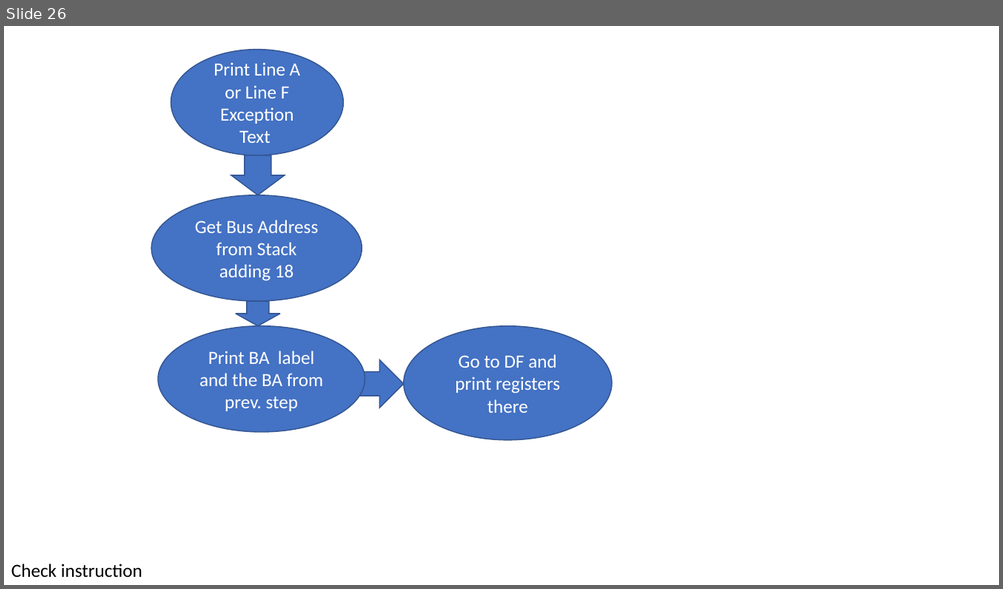
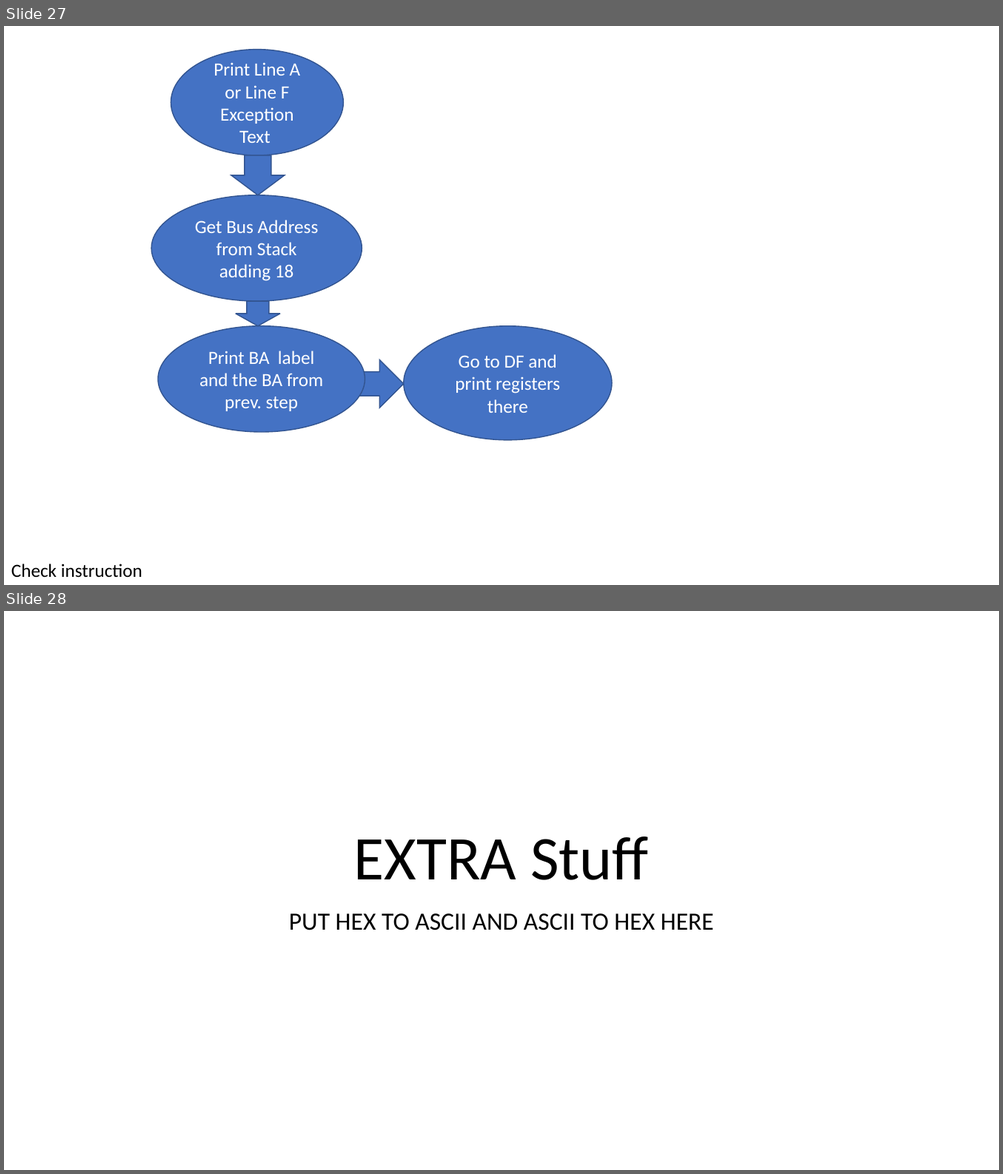
Before and after one commit to metemorris/ECE441DESIGNPROJECT, a slide deck: Flowcharts.pptx. Shown one above the other, each under a label of ours: slide 26 before the commit, slides 27 and 28 after it. The pictures are 1003x589 and 1003x1174 pixels, drawn with LibreOffice and Linux fonts; fonts in the diff are those of the drawing. Boxes give left, top, right and bottom in pixels: in the first picture for what was removed or moved away, otherwise in the second. Text is boxed around its words. In the diff, an @@ line names an element or a change of style, - is before the commit and + after.

```diff
--- a/Flowcharts.pptx
+++ b/Flowcharts.pptx
@@ slide 28 added at [4,611,999,1170], background #FFFFFF @@
@@ title added at [354,837,649,880], 60 pt, text #000000 @@
+EXTRA Stuff
@@ subtitle added at [289,914,714,931], 24 pt, text #000000 @@
+PUT HEX TO ASCII AND ASCII TO HEX HERE
@@ what was slide 26 is now slide 27 @@
```
Also in this commit, not shown: 1 slide changed, 2 other slides added, 3 other files.
